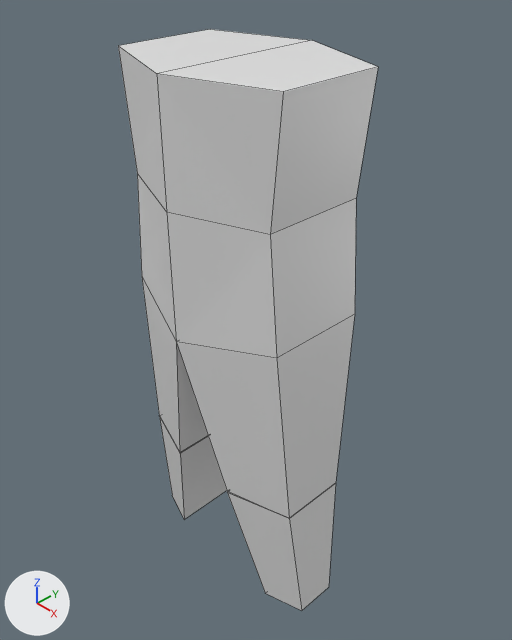
Two versions of the Blender file Blender/player.blend, one commit apart.
The view is the same before and after, from a camera (50 mm lens) standing at (4.0, -3.62, 2.19) and looking at (-0.02, 0.17, -1.37). The lights are fixed; the arrows at lower left show +X, +Y and +Z. Mesh edges are drawn as thin lines.
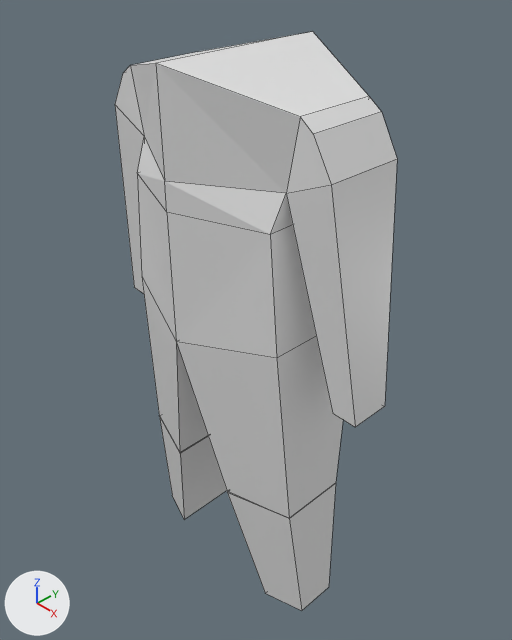
Boxes (x1, y1, x2, y2) around the edits, measured in the pictures (512 x 640 px):
```json
{"object": "Cube", "change": "reshaped", "before": [118, 29, 378, 611], "after": [115, 31, 397, 611], "on screen": "8% wider"}
{"part": 1, "of": "me_cube", "change": "built on", "before": [118, 29, 378, 235], "after": [115, 31, 397, 427]}
```

Edits to the scene script, one JSON object a line:
```json
{"block": "me_cube", "where": "# used by ob_cube; location = (0.0, 0.0, 0.0)"}
{"op": "remove", "block": "me_cube", "code": "me_cube.from_pydata(...)  # 62 vertices, 53 faces; spans x 0.0..1.07, y -0.76..0.76, z -4.2..1.0"}
{"op": "add", "block": "me_cube", "code": "me_cube.from_pydata(...)  # 74 vertices, 64 faces; spans x 0.0..1.48, y -0.76..0.76, z -4.2..1.07"}
{"block": "me_cube", "change": "me_cube part 1"}
{"block": "me_cube", "change": "2 vertices are removed from x 0.9, y -0.46..0.46, z 1.0"}
{"block": "me_cube", "change": "4 faces are deleted"}
{"block": "me_cube", "change": "2 vertices move from x 0.0, y -0.76..0.76, z 1.0 to x 0.0, y -0.76..0.76, z 0.24"}
{"block": "me_cube", "change": "14 vertices are added at x 0.0..1.48, y -0.76..0.76, z -1.51..1.07"}
{"block": "me_cube", "change": "15 new faces join them"}
```
